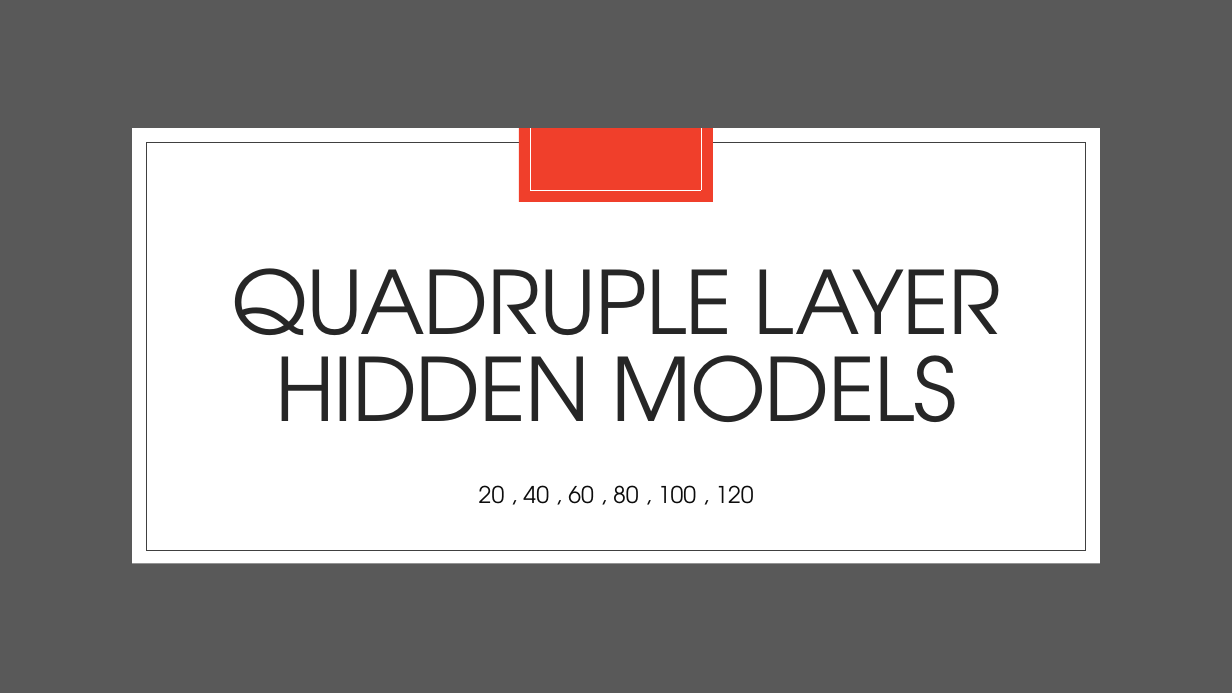
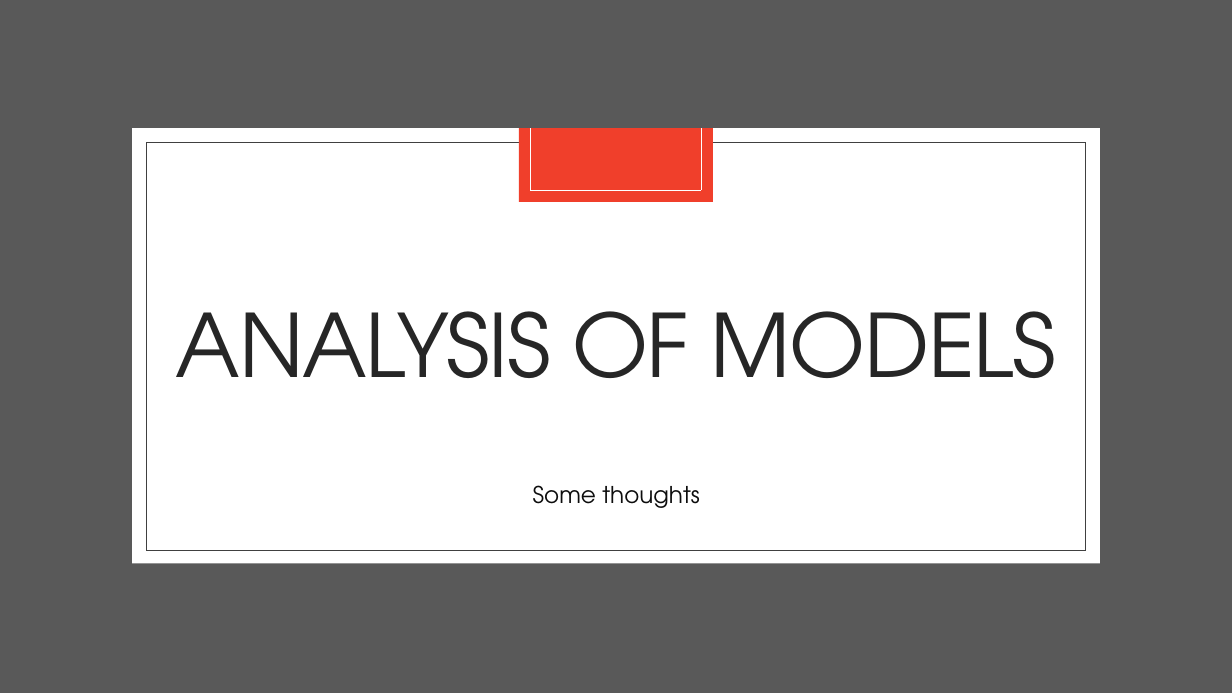
Before and after one commit to landonbuell/Convolutional-Neural-Networks, a slide deck: slide 29 of Presentations/14_04_2020/Modeling Attack Functions.pptx (slide 23 before the commit). Drawn at 1232x693 pixels with LibreOffice and Linux fonts; fonts in the diff are those of the drawing. Boxes give left, top, right and bottom in pixels: in the first picture for what was removed or moved away, otherwise in the second. Text is boxed around its words. In the diff, an @@ line names an element or a change of style, - is before the commit and + after.

```diff
--- a/Presentations/14_04_2020/Modeling Attack Functions.pptx
+++ b/Presentations/14_04_2020/Modeling Attack Functions.pptx
@@ title at [176, 311, 1056, 378]: text changed @@
-QUADRUPLE LAYER HIDDEN MODELS
+ANALYSIS OF MODELS
@@ text at [533, 485, 699, 508]: text changed @@
-20 , 40 , 60 , 80 , 100 , 120
+Some thoughts
```
Also in this commit, not shown: 5 other slides changed, 10 slides added, 11 other files.
